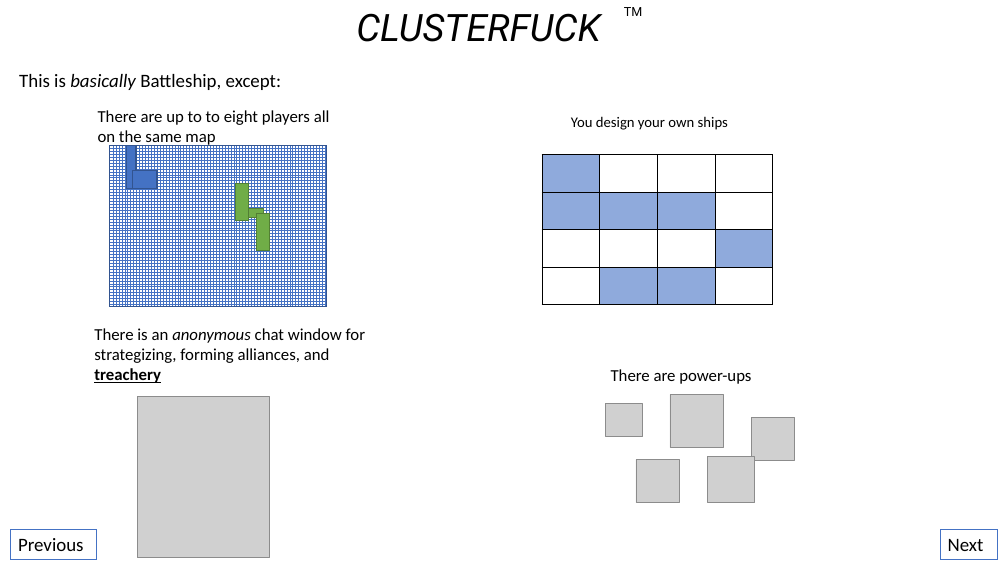
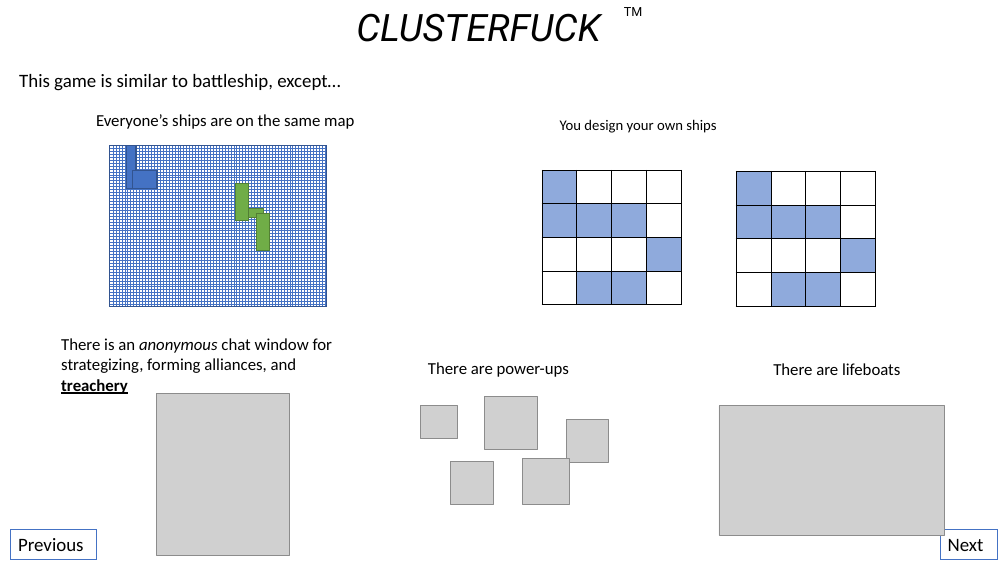
Before and after one commit to GeoffSpielman/BattleBlobs, a slide deck: slide 3 of Not_Code/Ideas.pptx. Drawn at 1008x567 pixels with LibreOffice and Linux fonts; fonts in the diff are those of the drawing; grey boxes stand for pictures. Boxes give left, top, right and bottom in pixels: in the first picture for what was removed or moved away, otherwise in the second. Text is boxed around its words. In the diff, an @@ line names an element or a change of style, - is before the commit and + after.

```diff
--- a/Not_Code/Ideas.pptx
+++ b/Not_Code/Ideas.pptx
@@ text at box(19, 74, 340, 91): text changed @@
-This is basically Battleship, except:
+This game is similar to battleship, except…
@@ text at box(96, 114, 354, 129): text changed @@
-  There are up to to eight players all on the same map
+  Everyone’s ships are on the same map
@@ text "You design your own ships": place and size @@
-text "You design your own ships" at box(571, 116, 728, 130)
+text "You design your own ships" at box(560, 119, 716, 133)
@@ table: place and size @@
-table at box(542, 155, 772, 306)
+table at box(542, 170, 681, 305)
@@ table added at box(737, 172, 876, 306), 4 rows, 4 columns @@
+ |  |  | 
+ |  |  | 
+ |  |  | 
+ |  |  | 
@@ text "There is an anonymous chat ...": place and size @@
-text "There is an anonymous chat ..." at box(94, 328, 365, 383)
+text "There is an anonymous chat ..." at box(61, 338, 332, 394)
@@ text "There are power-ups": place and size @@
-text "There are power-ups" at box(611, 369, 751, 384)
+text "There are power-ups" at box(428, 362, 569, 377)
@@ text added at box(773, 363, 900, 375), 16 pt, text #000000 @@
+  There are lifeboats
@@ picture: place and size @@
-picture at box(138, 396, 270, 558)
+picture at box(157, 394, 289, 556)
@@ picture added at box(719, 406, 944, 536) @@
@@ picture: place and size @@
-picture at box(752, 417, 794, 461)
+picture at box(566, 420, 609, 463)
@@ 4 pictures: place and size @@
-4 pictures at box(606, 395, 755, 503)
+4 pictures at box(420, 397, 570, 505)
```
Also in this commit, not shown: 5 other slides changed, 3 slides added, 11 other files.
